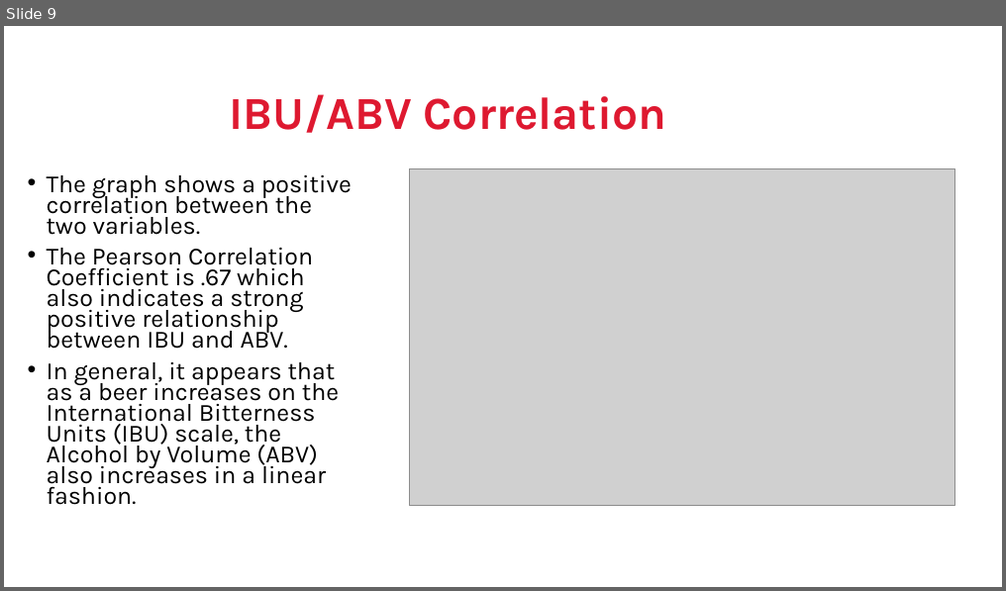
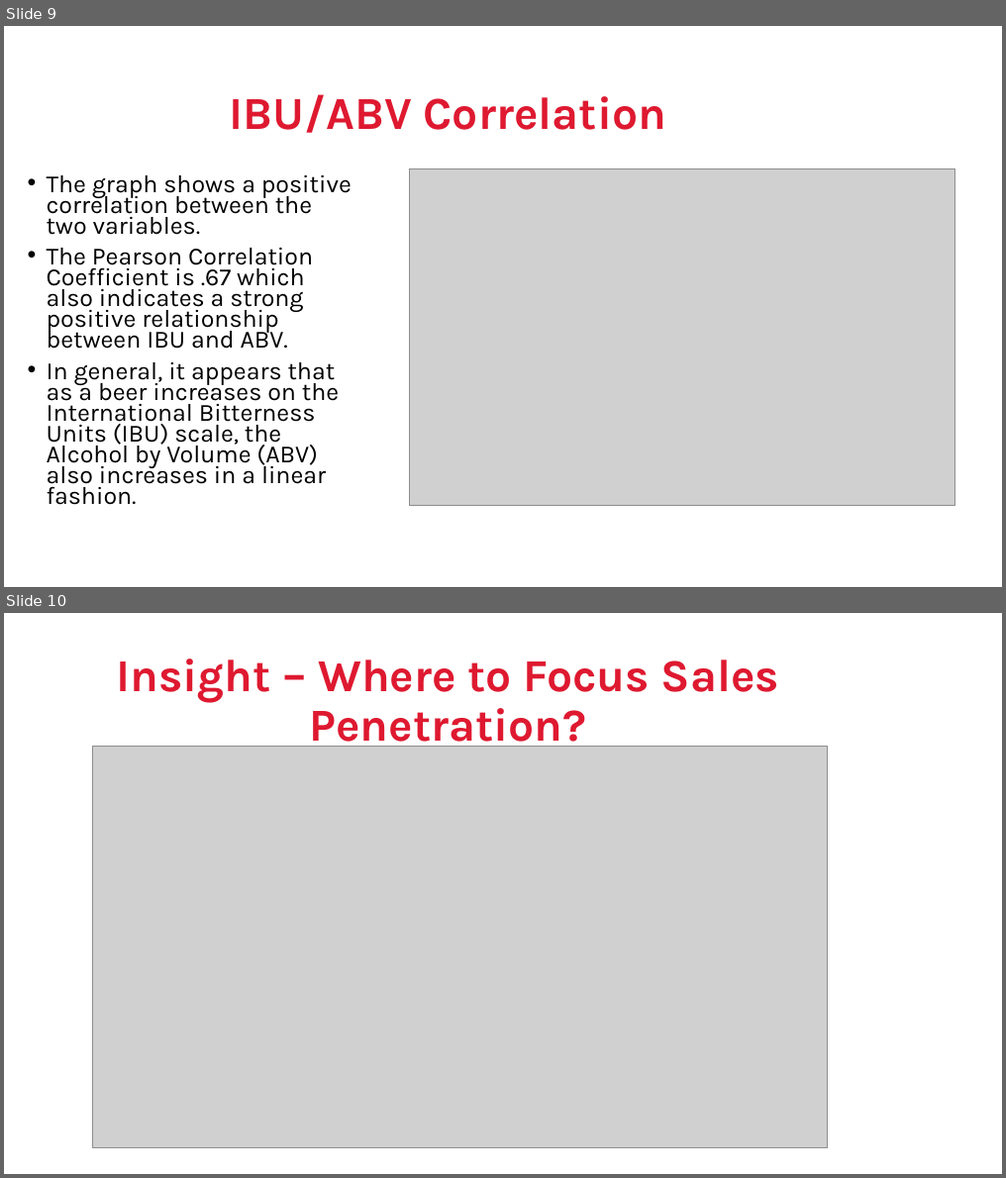
Before and after one commit to jeffnreed/DDS_Project1, a slide deck: DDS Project1 - Reed_Miller.pptx. Shown one above the other, each under a label of ours: slide 9 before the commit, slides 9 and 10 after it. The pictures are 1006x591 and 1006x1178 pixels, drawn with LibreOffice and Linux fonts; fonts in the diff are those of the drawing; grey boxes stand for pictures; background and template pictures are left out. Boxes give left, top, right and bottom in pixels: in the first picture for what was removed or moved away, otherwise in the second. Text is boxed around its words. In the diff, an @@ line names an element or a change of style, - is before the commit and + after.

```diff
--- a/DDS Project1 - Reed_Miller.pptx
+++ b/DDS Project1 - Reed_Miller.pptx
@@ slide 10 added at <box>4,613,1002,1174</box>, background picture (left out) @@
@@ title added at <box>116,659,779,752</box>, 44 pt, text #DE1930, bold @@
+Insight – Where to Focus Sales Penetration?
@@ picture added at <box>92,747,827,1149</box> @@
```
Also in this commit, not shown: 4 slides changed, 3 other slides added.
